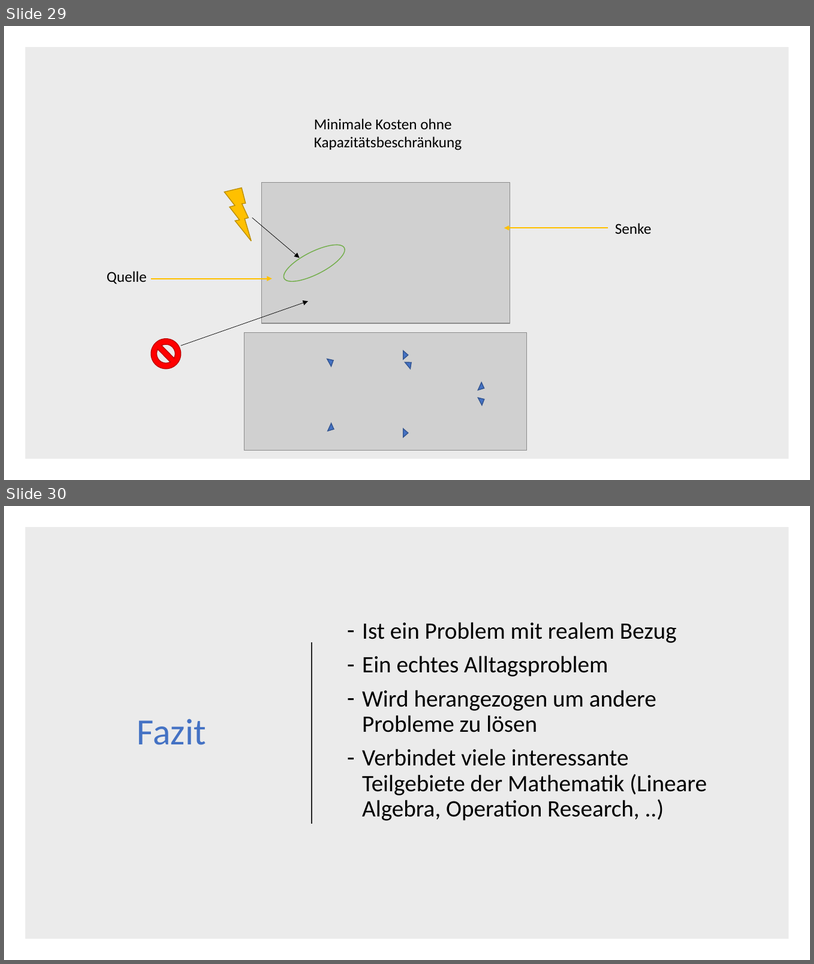
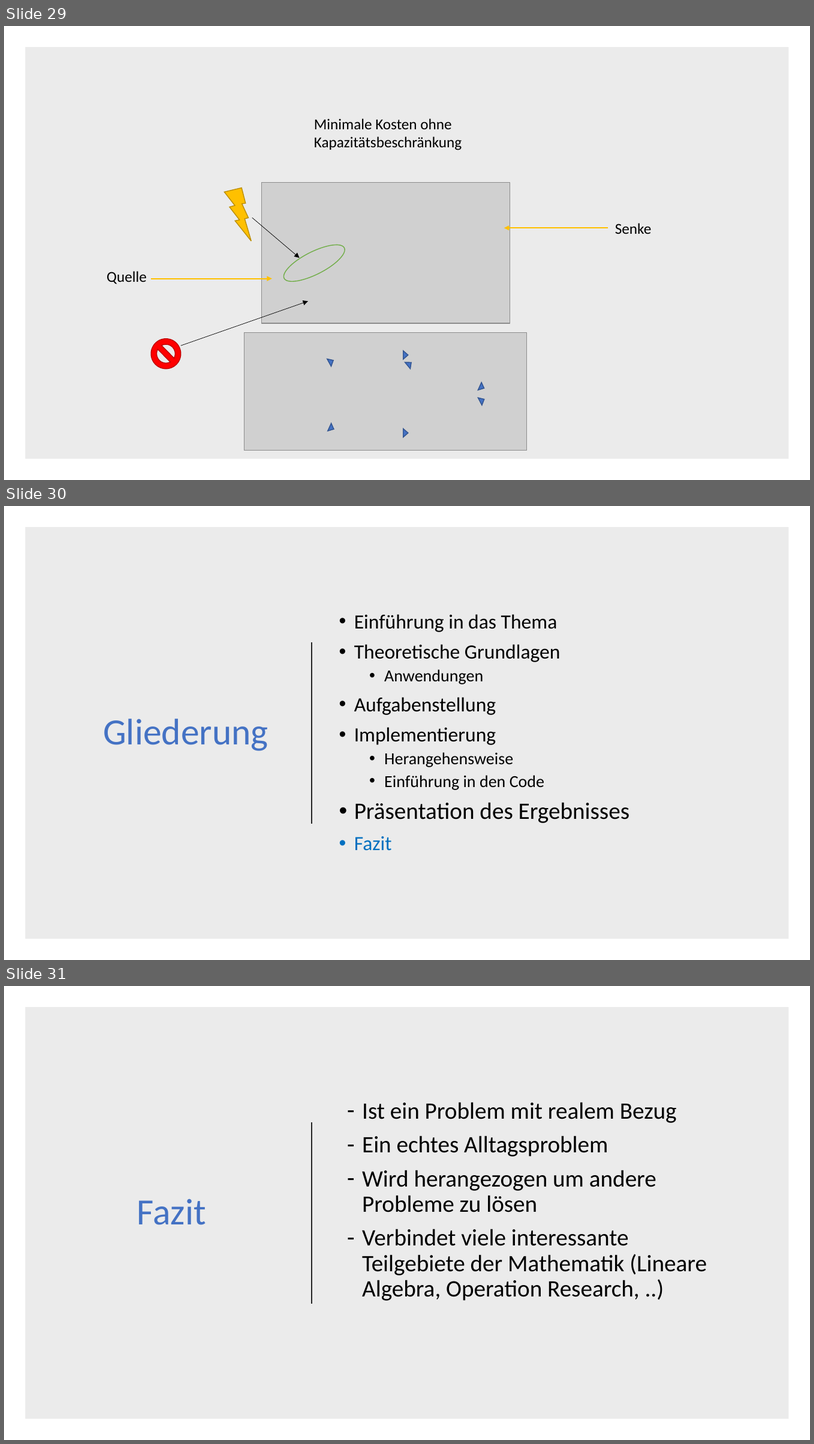
Before and after one commit to DerAlexx/Angewandte-Mathematik, a slide deck: Praktikum_6/Abgabe 6.pptx. Shown one above the other, each under a label of ours: slides 29 and 30 before the commit, slides 29, 30 and 31 after it. The pictures are 814x964 and 814x1444 pixels, drawn with LibreOffice and Linux fonts; fonts in the diff are those of the drawing; grey boxes stand for pictures. Boxes give left, top, right and bottom in pixels: in the first picture for what was removed or moved away, otherwise in the second. Text is boxed around its words. In the diff, an @@ line names an element or a change of style, - is before the commit and + after.

```diff
--- a/Praktikum_6/Abgabe 6.pptx
+++ b/Praktikum_6/Abgabe 6.pptx
@@ slide 30 added at [4, 506, 810, 960], background #FFFFFF @@
@@ rectangle added at [25, 527, 789, 939], fill #000000 at 8% opacity @@
@@ text added at [354, 614, 630, 850], 24 pt, text #000000 @@
+• Einführung in das Thema
+• Theoretische Grundlagen
+  • Anwendungen
+• Aufgabenstellung
+• Implementierung
+  • Herangehensweise
+  • Einführung in den Code
+• Präsentation des Ergebnisses
+• Fazit
@@ line added from (312, 642) to (312, 823), #262626 1.5 pt @@
@@ title added at [103, 718, 269, 751], 44 pt, text #4472C4 @@
+Gliederung
@@ what was slide 30 is now slide 31 @@
```
Also in this commit, not shown: 1 slide changed, 2 other files.
